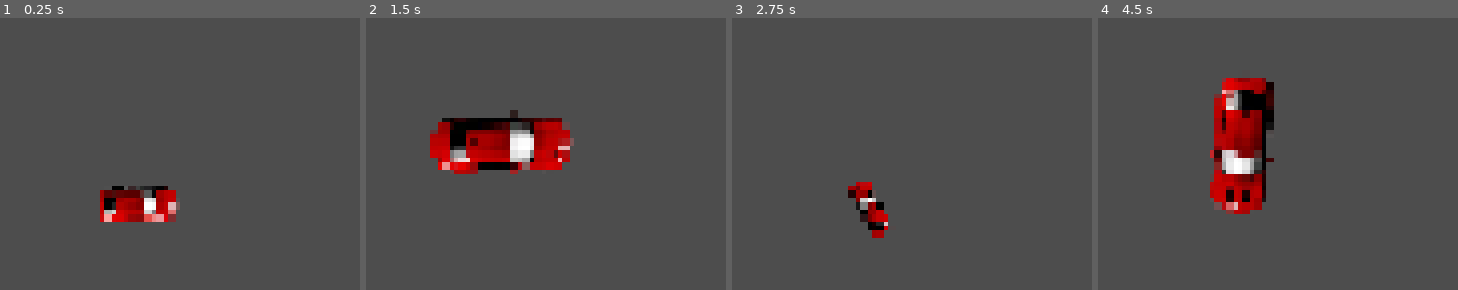
Above: before the commit, frames 1-4 (left to right).
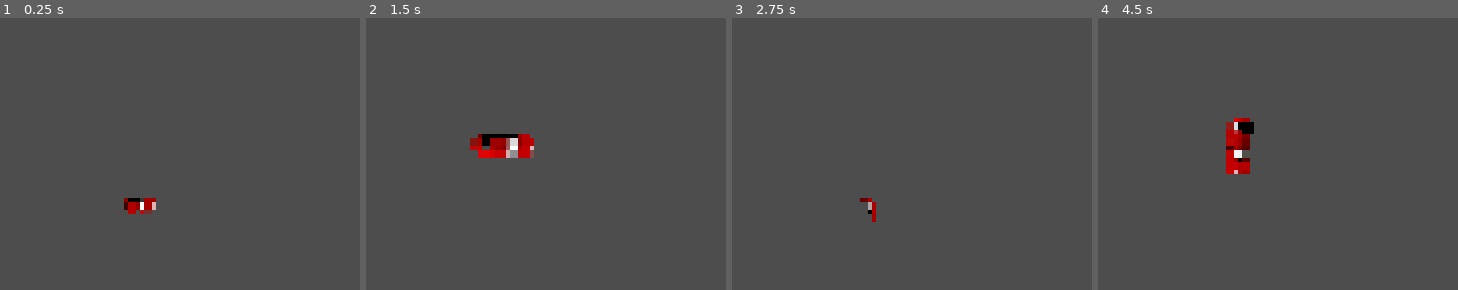
Above: after the commit, the same moments.

Repository: Bhaumik1234-star/Racer2dgt
Game: Godot game, scene res://Scripts/Car.tscn
Two runs of this game, one before a commit and one after it. Both use one fixed random seed, a clock stepped at 60 frames per second and the inputs below. This scene is started directly instead of the project's main scene.
Inputs:
- Up to frame 1 (0.25 s): no input
- Up to frame 2 (1.5 s): tap Enter at 0.5 s; hold D (ui_right) 0.53-1.28 s; tap C (change_camera) at 0.6, 1.35 s; tap Space at 1.25 s; hold Down (ui_down) from 1.28 s (still down)
- Up to frame 3 (2.75 s): tap Enter at 2 s; release Down (ui_down) at 2.03 s; hold D (ui_right) from 2.03 s (still down); tap C (change_camera) at 2.1 s
- Up to frame 4 (4.5 s): tap Space at 2.75 s; release D (ui_right) at 2.78 s; hold W (ui_up) 2.78-3.53 s; tap C (change_camera) at 2.85, 3.6, 4.35 s; hold A (ui_left) from 3.53 s (still down)

The runs differ from the first frame. In frame 1, 2.6% of the frame differs, in the area x 27-50%, y 61-75%; in frame 2, 6.8%; in frame 3, 1.2%; in frame 4, 7.1%, in the area x 31-49%, y 22-73%.

Commit message:
Added Ending screen and Start screen

Diff:
--- /dev/null
+++ b/MainMenu.gd
@@ -0,0 +1,22 @@
+extends Control
+
+
+# Called when the node enters the scene tree for the first time.
+func _ready() -> void:
+	pass # Replace with function body.
+
+
+# Called every frame. 'delta' is the elapsed time since the previous frame.
+func _process(delta: float) -> void:
+	pass
+
+
+func _on_start_pressed():
+	get_tree().change_scene_to_file("res://Scripts/Track.tscn")
+
+func _on_settings_pressed():
+	print("settings pressed")
+
+
+func _on_exit_pressed():
+	get_tree().quit()
--- a/Scripts/Car.tscn
+++ b/Scripts/Car.tscn
@@ -8,8 +8,8 @@
 height = 53.749847
 
 [node name="Car" type="Area2D" unique_id=339257769]
-position = Vector2(1.4210855e-14, 0)
-scale = Vector2(0.7069788, 0.7069788)
+position = Vector2(2.0000002, 1.0000001)
+scale = Vector2(0.30697894, 0.30697894)
 collision_mask = 0
 script = ExtResource("1_4serm")
 
--- a/Scripts/FinishLine.gd
+++ b/Scripts/FinishLine.gd
@@ -1,7 +1,16 @@
 extends Area2D
 
+var total_checkpoints: int = 3
+var current_progress: int = 0
+
+var max_laps: int = 3
+var current_lap: int = 1
+var is_game_over: bool = false
+
+# Cooldown to prevent double-triggering from multiple Area2Ds on the same car
+var can_trigger_start: bool = true
 var lap = 0
-const MAX_LAPS = 3
+const MAX_LAPS = 4
 
 @onready var label = $CanvasLayer/Label
 
@@ -17,3 +26,65 @@
 
 		if lap == MAX_LAPS:
 			print("Race Finished!!!!")
+			get_tree().call_deferred("change_scene_to_file", "res://WinScene.tscn")
+
+func update_lap_ui() -> void:
+	if label:
+		label.text = "Current Lap: %d / %d" % [current_lap, max_laps]
+
+func _get_car(area: Area2D) -> Car:
+	if area is Car:
+		return area
+	elif area.get_parent() is Car:
+		return area.get_parent()
+	return null
+
+func _on_track_collision_area_entered(area: Area2D) -> void:
+	if area.has_method("hit_boundary"):
+		area.hit_boundary()
+
+func _on_start_line_area_entered(area: Area2D) -> void:
+	if is_game_over or not can_trigger_start:
+		return
+
+	var car = _get_car(area)
+	if car:
+		# Check if player hit all checkpoints before crossing start line
+		if current_progress == total_checkpoints:
+			current_progress = 0
+
+			# If we just completed our final lap (Lap 3), end the game!
+			if current_lap >= max_laps:
+				print("3 Laps completed! Finishing game...")
+			else:
+				current_lap += 1
+				update_lap_ui()
+				print("Lap completed! Now on Lap: ", current_lap)
+				if car.has_method("lap_completed"):
+					car.lap_completed()
+				_start_cooldown()
+		else:
+			print("Start line crossed, but missed checkpoints. Current progress: %d/%d" % [current_progress, total_checkpoints])
+
+func _start_cooldown() -> void:
+	can_trigger_start = false
+	await get_tree().create_timer(0.5).timeout
+	can_trigger_start = true
+
+func _on_checkpoint_1_area_entered(area: Area2D) -> void:
+	var car = _get_car(area)
+	if car and current_progress == 0:
+		current_progress = 1
+		print("Checkpoint 1 reached.")
+
+func _on_checkpoint_2_area_entered(area: Area2D) -> void:
+	var car = _get_car(area)
+	if car and current_progress == 1:
+		current_progress = 2
+		print("Checkpoint 2 reached.")
+
+func _on_checkpoint_3_area_entered(area: Area2D) -> void:
+	var car = _get_car(area)
+	if car and current_progress == 2:
+		current_progress = 3
+		print("Checkpoint 3 reached.")
--- a/Scripts/Track.gd
+++ b/Scripts/Track.gd
@@ -89,27 +89,18 @@
 	get_tree().call_deferred("change_scene_to_file", "res://WinScene.tscn")
 
 func _on_checkpoint_1_area_entered(area: Area2D) -> void:
-	if is_game_over:
-		return
-
 	var car = _get_car(area)
 	if car and current_progress == 0:
 		current_progress = 1
 		print("Checkpoint 1 reached.")
 
 func _on_checkpoint_2_area_entered(area: Area2D) -> void:
-	if is_game_over:
-		return
-
 	var car = _get_car(area)
 	if car and current_progress == 1:
 		current_progress = 2
 		print("Checkpoint 2 reached.")
 
 func _on_checkpoint_3_area_entered(area: Area2D) -> void:
-	if is_game_over:
-		return
-
 	var car = _get_car(area)
 	if car and current_progress == 2:
 		current_progress = 3
--- a/Scripts/Track.tscn
+++ b/Scripts/Track.tscn
@@ -20,7 +20,7 @@
 size = Vector2(246, 11)
 
 [sub_resource type="RectangleShape2D" id="RectangleShape2D_pgi43"]
-size = Vector2(24, 184)
+size = Vector2(21, 206)
 
 [sub_resource type="RectangleShape2D" id="RectangleShape2D_vlbpn"]
 size = Vector2(213, 15.25)
@@ -73,7 +73,7 @@
 script = ExtResource("5_voge2")
 
 [node name="CollisionShape2D" type="CollisionShape2D" parent="FinishLine" unique_id=511749744]
-position = Vector2(1091.75, 1800.625)
+position = Vector2(1102, 1817)
 shape = SubResource("RectangleShape2D_qx6ib")
 
 [node name="CanvasLayer" type="CanvasLayer" parent="FinishLine" unique_id=1774644323]
@@ -94,7 +94,7 @@
 [node name="Checkpoint2" type="Area2D" parent="." unique_id=2107430332]
 
 [node name="CollisionShape2D" type="CollisionShape2D" parent="Checkpoint2" unique_id=953829939]
-position = Vector2(1109, 327)
+position = Vector2(1110.5, 316)
 shape = SubResource("RectangleShape2D_pgi43")
 
 [node name="Checkpoint3" type="Area2D" parent="." unique_id=1571382896]
--- a/Scripts/WinScene.gd
+++ /dev/null
@@ -1,5 +0,0 @@
-extends Control
-
-func _on_restart_button_pressed() -> void:
-	# Change "res://Track.tscn" to the actual file path of your track scene!
-	get_tree().change_scene_to_file("res://Track.tscn")
--- a/WinScene.gd
+++ b/WinScene.gd
@@ -1,14 +1,6 @@
 extends Control
 
-@onready var press_start_button = $PressStart
+@onready var button_pressed = $PressStart
 
-func _ready() -> void:
-	if press_start_button:
-		press_start_button.pressed.connect(_on_press_start_pressed)
-
-func _on_press_start_pressed() -> void:
-	# Paste your track scene path inside the quotes below!
-	var error = get_tree().change_scene_to_file("res://Track.tscn")
-
-	if error != OK:
-		print("ERROR: Couldn't reload track! Check the path to your Track scene.")
+func _on_restart_pressed() -> void:
+	get_tree().change_scene_to_file("res://main_menu.tscn")
--- a/WinScene.tscn
+++ b/WinScene.tscn
@@ -2,6 +2,38 @@
 
 [ext_resource type="Texture2D" uid="uid://bqyn1rxhrveux" path="res://Gemini_Generated_Image_89qav089qav089qa.png" id="1_t3pix"]
 [ext_resource type="Script" uid="uid://ci7w1k8k3kv6e" path="res://WinScene.gd" id="1_uuemd"]
+
+[sub_resource type="StyleBoxFlat" id="StyleBoxFlat_uuemd"]
+bg_color = Color(1, 1, 1, 1)
+corner_radius_top_left = 16
+corner_radius_top_right = 16
+corner_radius_bottom_right = 16
+corner_radius_bottom_left = 16
+shadow_color = Color(0, 0, 0, 0.20392157)
+shadow_size = 5
+shadow_offset = Vector2(0, 3.41)
+
+[sub_resource type="StyleBoxFlat" id="StyleBoxFlat_j4jwh"]
+bg_color = Color(0.27022207, 0.27022186, 0.27022186, 1)
+corner_radius_top_left = 16
+corner_radius_top_right = 16
+corner_radius_bottom_right = 16
+corner_radius_bottom_left = 16
+shadow_color = Color(0, 0, 0, 0.20392157)
+shadow_size = 5
+shadow_offset = Vector2(0, 3.41)
+
+[sub_resource type="StyleBoxFlat" id="StyleBoxFlat_4ma30"]
+bg_color = Color(0.63375676, 0.6337568, 0.63375676, 1)
+corner_radius_top_left = 16
+corner_radius_top_right = 16
+corner_radius_bottom_right = 16
+corner_radius_bottom_left = 16
+shadow_color = Color(0, 0, 0, 0.20392157)
+shadow_size = 5
+shadow_offset = Vector2(0, 3.41)
+
+[sub_resource type="StyleBoxEmpty" id="StyleBoxEmpty_g0tah"]
 
 [node name="WinScene" type="Control" unique_id=980116809]
 layout_mode = 3
@@ -19,12 +51,22 @@
 scale = Vector2(0.83311176, 0.83311176)
 texture = ExtResource("1_t3pix")
 
-[node name="RestartButton" type="Button" parent="." unique_id=833116104]
+[node name="Restart" type="Button" parent="." unique_id=977498417]
 layout_mode = 0
-offset_left = 498.0
-offset_top = 480.0
-offset_right = 563.0
-offset_bottom = 511.0
-scale = Vector2(2.6848977, 2.7153742)
-text = "Restart
-"
+offset_left = 443.0
+offset_top = 389.0
+offset_right = 696.8816
+offset_bottom = 474.0
+size_flags_vertical = 3
+theme_override_colors/font_color = Color(0, 0, 0, 1)
+theme_override_colors/font_focus_color = Color(0, 0, 0, 1)
+theme_override_colors/font_pressed_color = Color(0, 0, 0, 1)
+theme_override_colors/font_hover_color = Color(0, 0, 0, 1)
+theme_override_font_sizes/font_size = 32
+theme_override_styles/normal = SubResource("StyleBoxFlat_uuemd")
+theme_override_styles/pressed = SubResource("StyleBoxFlat_j4jwh")
+theme_override_styles/hover = SubResource("StyleBoxFlat_4ma30")
+theme_override_styles/focus = SubResource("StyleBoxEmpty_g0tah")
+text = "Restart"
+
+[connection signal="pressed" from="Restart" to="." method="_on_restart_pressed"]
--- /dev/null
+++ b/main_menu.tscn
@@ -0,0 +1,142 @@
+[gd_scene format=3 uid="uid://02f620coh71g"]
+
+[ext_resource type="Texture2D" uid="uid://djnx446t7ojr5" path="res://MAP.png" id="1_06t4h"]
+[ext_resource type="Script" uid="uid://mcmc51wh1som" path="res://MainMenu.gd" id="1_fu7sn"]
+[ext_resource type="FontFile" uid="uid://c45ggjx6dsfvw" path="res://Hoshiko Satsuki.ttf" id="2_7vrkn"]
+
+[sub_resource type="StyleBoxTexture" id="StyleBoxTexture_7vrkn"]
+texture = ExtResource("1_06t4h")
+modulate_color = Color(0.6052743, 0.6052743, 0.6052743, 1)
+
+[sub_resource type="StyleBoxFlat" id="StyleBoxFlat_rhts7"]
+bg_color = Color(1, 1, 1, 1)
+corner_radius_top_left = 16
+corner_radius_top_right = 16
+corner_radius_bottom_right = 16
+corner_radius_bottom_left = 16
+shadow_color = Color(0, 0, 0, 0.20392157)
+shadow_size = 5
+shadow_offset = Vector2(0, 3.41)
+
+[sub_resource type="StyleBoxFlat" id="StyleBoxFlat_7vrkn"]
+bg_color = Color(0.27022207, 0.27022186, 0.27022186, 1)
+corner_radius_top_left = 16
+corner_radius_top_right = 16
+corner_radius_bottom_right = 16
+corner_radius_bottom_left = 16
+shadow_color = Color(0, 0, 0, 0.20392157)
+shadow_size = 5
+shadow_offset = Vector2(0, 3.41)
+
+[sub_resource type="StyleBoxFlat" id="StyleBoxFlat_fu7sn"]
+bg_color = Color(0.63375676, 0.6337568, 0.63375676, 1)
+corner_radius_top_left = 16
+corner_radius_top_right = 16
+corner_radius_bottom_right = 16
+corner_radius_bottom_left = 16
+shadow_color = Color(0, 0, 0, 0.20392157)
+shadow_size = 5
+shadow_offset = Vector2(0, 3.41)
+
+[sub_resource type="StyleBoxEmpty" id="StyleBoxEmpty_7vrkn"]
+
+[node name="MainMenu" type="Control" unique_id=1143634396]
+layout_mode = 3
+anchors_preset = 15
+anchor_right = 1.0
+anchor_bottom = 1.0
+grow_horizontal = 2
+grow_vertical = 2
+script = ExtResource("1_fu7sn")
+
+[node name="Panel" type="Panel" parent="." unique_id=63610781]
+layout_mode = 1
+anchors_preset = 15
+anchor_right = 1.0
+anchor_bottom = 1.0
+grow_horizontal = 2
+grow_vertical = 2
+theme_override_styles/panel = SubResource("StyleBoxTexture_7vrkn")
+
+[node name="VBoxContainer" type="VBoxContainer" parent="." unique_id=2015885211]
+layout_mode = 1
+anchors_preset = 8
+anchor_left = 0.5
+anchor_top = 0.5
+anchor_right = 0.5
+anchor_bottom = 0.5
+offset_left = -241.25
+offset_top = -46.0
+offset_right = 241.25
+offset_bottom = 189.0
+grow_horizontal = 2
+grow_vertical = 2
+theme_override_constants/separation = 9
+
+[node name="Button" type="Button" parent="VBoxContainer" unique_id=275479389]
+layout_mode = 2
+size_flags_vertical = 3
+theme_override_colors/font_color = Color(0, 0, 0, 1)
+theme_override_colors/font_focus_color = Color(0, 0, 0, 1)
+theme_override_colors/font_pressed_color = Color(0, 0, 0, 1)
+theme_override_colors/font_hover_color = Color(0, 0, 0, 1)
+theme_override_font_sizes/font_size = 30
+theme_override_styles/normal = SubResource("StyleBoxFlat_rhts7")
+theme_override_styles/pressed = SubResource("StyleBoxFlat_7vrkn")
+theme_override_styles/hover = SubResource("StyleBoxFlat_fu7sn")
+theme_override_styles/focus = SubResource("StyleBoxEmpty_7vrkn")
+text = "Start game"
+
+[node name="Button2" type="Button" parent="VBoxContainer" unique_id=38539258]
+layout_mode = 2
+size_flags_vertical = 3
+theme_override_colors/font_color = Color(0, 0, 0, 1)
+theme_override_colors/font_focus_color = Color(0, 0, 0, 1)
+theme_override_colors/font_pressed_color = Color(0, 0, 0, 1)
+theme_override_colors/font_hover_color = Color(0, 0, 0, 1)
+theme_override_font_sizes/font_size = 30
+theme_override_styles/normal = SubResource("StyleBoxFlat_rhts7")
+theme_override_styles/pressed = SubResource("StyleBoxFlat_7vrkn")
+theme_override_styles/hover = SubResource("StyleBoxFlat_fu7sn")
+theme_override_styles/focus = SubResource("StyleBoxEmpty_7vrkn")
+text = "Options"
+
+[node name="Button3" type="Button" parent="VBoxContainer" unique_id=717117147]
+layout_mode = 2
+size_flags_vertical = 3
+theme_override_colors/font_color = Color(0, 0, 0, 1)
+theme_override_colors/font_focus_color = Color(0, 0, 0, 1)
+theme_override_colors/font_pressed_color = Color(0, 0, 0, 1)
+theme_override_colors/font_hover_color = Color(0, 0, 0, 1)
+theme_override_font_sizes/font_size = 30
+theme_override_styles/normal = SubResource("StyleBoxFlat_rhts7")
+theme_override_styles/pressed = SubResource("StyleBoxFlat_7vrkn")
+theme_override_styles/hover = SubResource("StyleBoxFlat_fu7sn")
+theme_override_styles/focus = SubResource("StyleBoxEmpty_7vrkn")
+text = "Exit
+"
+
+[node name="Label" type="Label" parent="." unique_id=473899598]
+layout_mode = 1
+anchors_preset = 8
+anchor_left = 0.5
+anchor_top = 0.5
+anchor_right = 0.5
+anchor_bottom = 0.5
+offset_left = -261.0
+offset_top = -250.5
+offset_right = 261.0
+offset_bottom = -117.5
+grow_horizontal = 2
+grow_vertical = 2
+theme_override_colors/font_shadow_color = Color(0, 0, 0, 0)
+theme_override_constants/shadow_offset_y = 10
+theme_override_fonts/font = ExtResource("2_7vrkn")
+theme_override_font_sizes/font_size = 100
+text = "Night Runner"
+horizontal_alignment = 1
+vertical_alignment = 1
+
+[connection signal="pressed" from="VBoxContainer/Button" to="." method="_on_start_pressed"]
+[connection signal="pressed" from="VBoxContainer/Button2" to="." method="_on_settings_pressed"]
+[connection signal="pressed" from="VBoxContainer/Button3" to="." method="_on_exit_pressed"]
Not shown, added: Fonts for Everyone — Just €2.txt
Binary file added: Hoshiko Satsuki.ttf
Not shown, added: Hoshiko Satsuki.ttf.import
Binary file added: MAP.png
Not shown, added: MAP.png.import
Not shown, added: MainMenu.gd.uid
Not shown, removed: Scripts/WinScene.gd.uid
